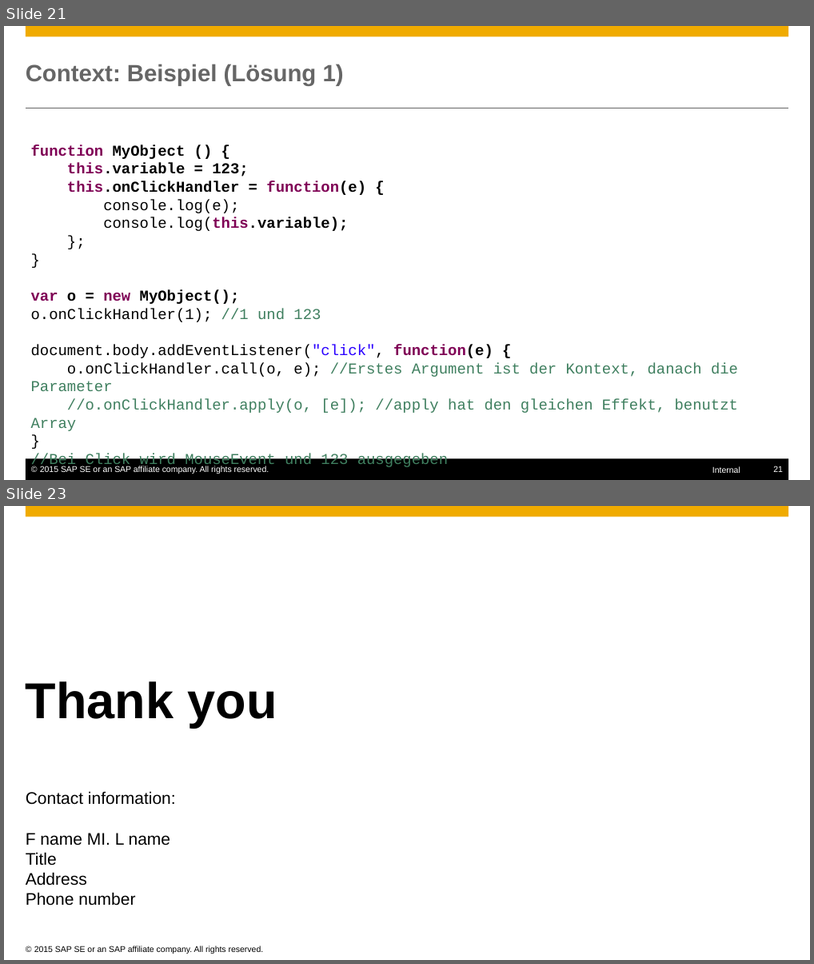
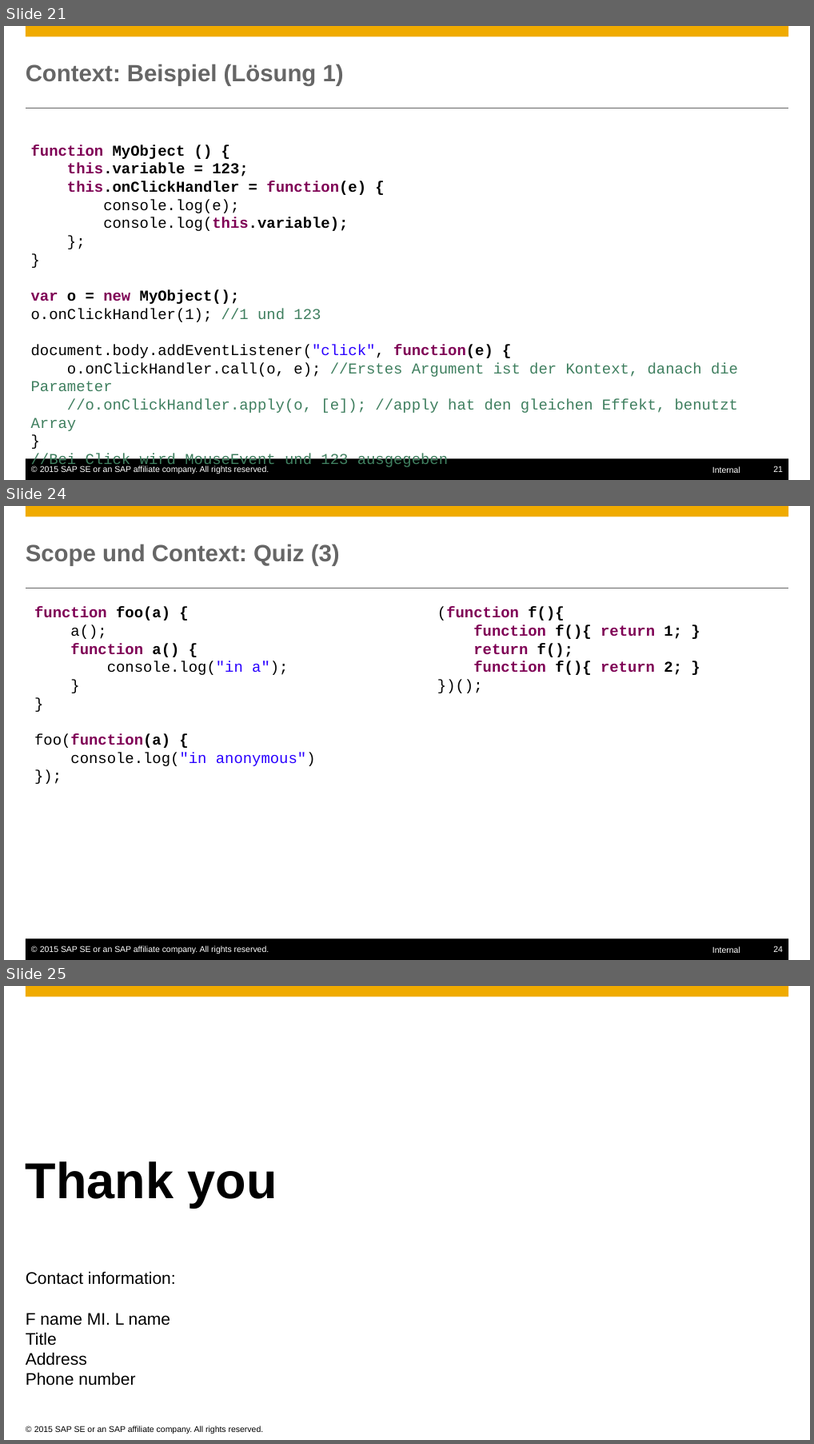
Before and after one commit to ofrendo/JSCrossCourse, a slide deck: OllisTeile.pptx. Shown one above the other, each under a label of ours: slides 21 and 23 before the commit, slides 21, 24 and 25 after it; the slides between them are not shown. The pictures are 814x964 and 814x1444 pixels, drawn with LibreOffice and Linux fonts; fonts in the diff are those of the drawing; background and template pictures are left out. Boxes give left, top, right and bottom in pixels: in the first picture for what was removed or moved away, otherwise in the second. Text is boxed around its words. In the diff, an @@ line names an element or a change of style, - is before the commit and + after.

```diff
--- a/OllisTeile.pptx
+++ b/OllisTeile.pptx
@@ slide 24 added at (4, 506, 810, 960), background #FFFFFF; not listed: 6 template elements that a slide beside it also shows @@
@@ title added at (26, 544, 340, 566), 28 pt, text #666666, bold @@
+Scope und Context: Quiz (3)
@@ text added at (34, 607, 316, 766), 18 pt, text #000000 @@
+function foo(a) {
+a();
+function a() {
+console.log("in a");
+}
+}
+foo(function(a) {
+console.log("in anonymous")
+});
@@ text added at (438, 607, 682, 675), 18 pt, text #7F0055, bold @@
+(function f(){
+function f(){ return 1; }
+return f();
+function f(){ return 2; }
+})();
@@ what was slide 23 is now slide 25 @@
```
Also in this commit, not shown: 2 slides changed, 2 other slides added, 1 slide removed.
